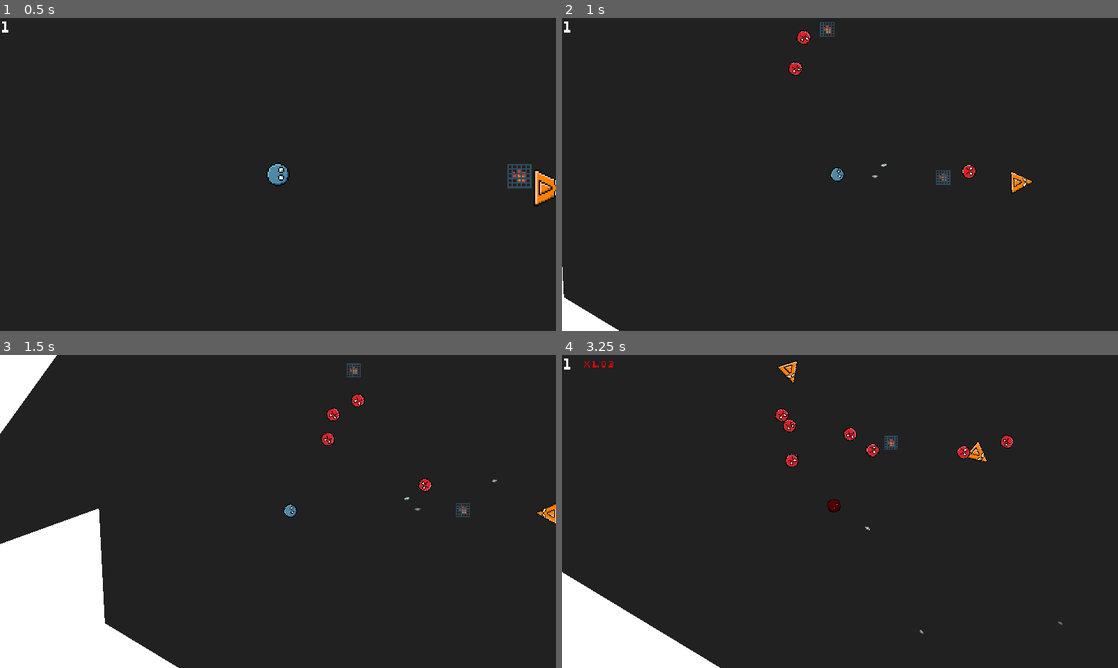
Above: before the commit, frames 1-4 (two rows, left to right).
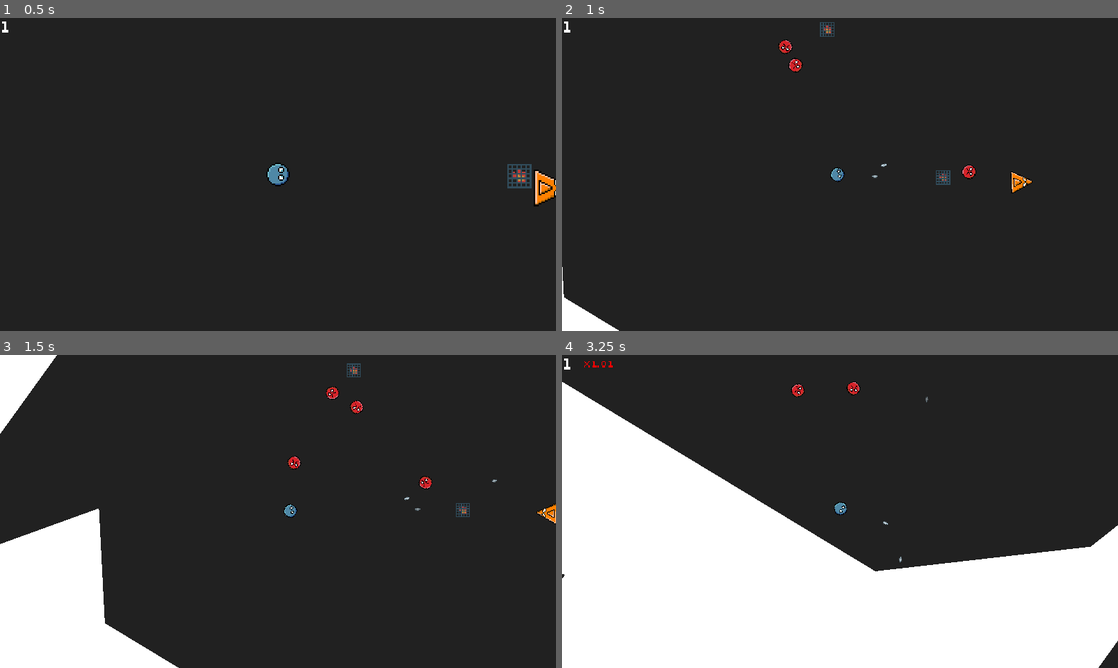
Above: after the commit, the same moments.

Repository: veprogames/top-down-incremental
Game: Godot game, scene res://level/level.tscn
Two runs of this game, one before a commit and one after it. Both use one fixed random seed, a clock stepped at 60 frames per second and the inputs below.
Inputs (mouse positions are in pixels of both pictures, inside the frame that each line leads up to):
- Up to frame 1 (0.5 s): no input
- Up to frame 2 (1 s): move the mouse to (867, 174) at 0.52 s
- Up to frame 3 (1.5 s): move the mouse to (250, 511) at 1.27 s
- Up to frame 4 (3.25 s): move the mouse to (851, 505) at 2.02 s; move the mouse to (834, 517) at 2.77 s

Frame 1 is identical in both runs. In frame 2, 0.3% of the frame differs, in the area x 38-85%, y 3-56%; in frame 3, 0.5%; in frame 4, 47%, in the area x 0-100%, y 1-100%.

Commit message:
enemy tweaks and fixes (collision shape, noise behavior)

Diff:
--- a/enemy/enemies/enemy_orange.tscn
+++ b/enemy/enemies/enemy_orange.tscn
@@ -4,7 +4,7 @@
 [ext_resource type="Texture2D" uid="uid://jgb14u6ag4jc" path="res://enemy/enemies/enemy_orange.png" id="2_wybay"]
 
 [sub_resource type="CircleShape2D" id="CircleShape2D_qvgtv"]
-radius = 14.0
+radius = 16.0
 
 [node name="EnemyOrange" instance=ExtResource("1_h3aar")]
 hp = 5.0
@@ -14,4 +14,5 @@
 texture = ExtResource("2_wybay")
 
 [node name="CollisionShape2D" parent="." index="1"]
+position = Vector2(-3, 0)
 shape = SubResource("CircleShape2D_qvgtv")
--- a/enemy_move_behavior_noise.gd
+++ b/enemy_move_behavior_noise.gd
@@ -15,6 +15,8 @@
 
 
 func _process(delta: float) -> void:
+	super._process(delta)
+
 	t += delta
 
 
